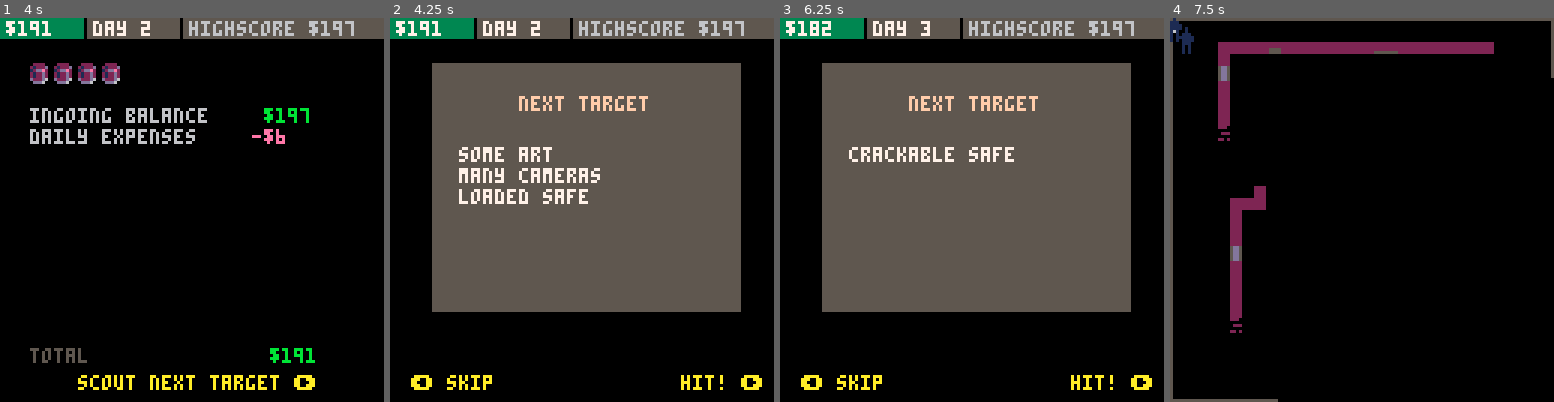
Above: before the commit, frames 1-4 (left to right).
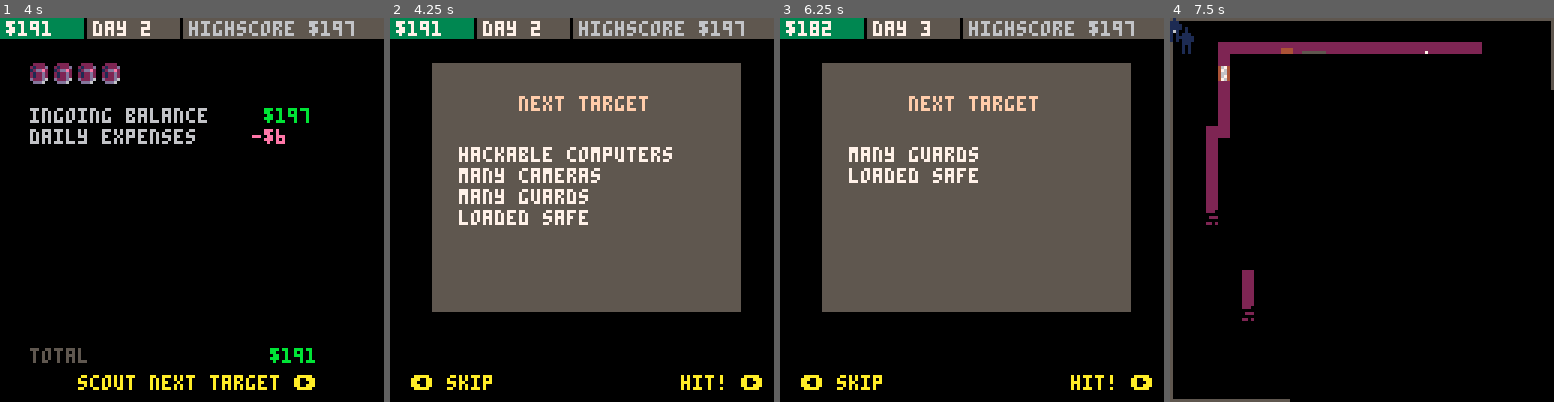
Above: after the commit, the same moments.

Repository: ironchestgames/pico-8-carts
Game: PICO-8 cartridge stealth.p8
Two runs of this game, one before a commit and one after it. Both use one fixed random seed, a clock stepped at 60 frames per second and the inputs below.
Inputs:
- Up to frame 1 (4 s): tap X (X key) at 0.33, 1.07, 1.85, 2.97 s; tap O (Z key) at 0.7, 1.7, 2.1, 2.5, 2.9, 3.3, 3.7 s; hold Right 1.6-2.1 s; hold Up 2.15-2.42 s; hold Right 2.47-3.03 s; hold Left 3.08-3.58 s; hold Down 3.63-3.97 s
- Up to frame 2 (4.25 s): hold Right from 4.02 s (still down); tap X (X key) at 4.08 s; tap O (Z key) at 4.1 s
- Up to frame 3 (6.25 s): tap O (Z key) every 0.4 s from 4.5 to 6.1 s; release Right at 4.68 s; hold Up 4.73-5.03 s; hold Left 5.08-5.68 s; tap X (X key) at 5.2 s; hold Down 5.73-6.03 s; hold Right from 6.08 s (still down)
- Up to frame 4 (7.5 s): tap X (X key) at 6.32, 7.43 s; tap O (Z key) at 6.5, 6.9, 7.3 s; release Right at 6.58 s; hold Right 6.63-7.13 s; hold Up 7.18-7.45 s

Frame 1 is identical in both runs. In frame 2, 1.8% of the frame differs, in the area x 17-74%, y 33-54%; in frame 3, 1.1%; in frame 4, 3.0%, in the area x 9-100%, y 6-100%.

Commit message:
stealth - add searching on desks

Diff:
--- a/stealth.p8
+++ b/stealth.p8
@@ -543,7 +543,7 @@
 local function lockeddoor(_p,_o,_tmp,_doorobj,_dy,_forstop)
  if _doorobj.typ == 15 then
   for _l in all(playerinventory) do
-   if _l[1] ==  'door access code' then
+   if _l[1] ==  'door pin on post-it' then
     _doorobj.typ=16
     _p.state,_p.action='standing'
     makesound(_p,24)
@@ -681,6 +681,14 @@
  _o.typ,_o.action=31,{[0]=soundaction,soundaction,soundaction,soundaction}
  _p.state,_p.action='standing'
 end
+
+local function searchdesk(_p,_o,_tmp)
+ makesound(_p,0)
+ playerloots(_p,_o)
+ _p.state,_p.action='standing'
+end
+
+
 
 local function iswallclose(_x,_y,_dx,_dy)
  local _c=0
@@ -938,12 +946,17 @@
   objs[_i]=_o
 
   if _typ == 26 then
-   _o.shadow={[0]=true}
+   local _wallets=shuffle{{'wallet',rnd(50)},nil}
+   local _deskactions,_dooraccesscode={[0]=soundaction,soundaction,searchdesk},{'door pin on post-it'}
+   _o.shadow,_o.action,_o.loot=
+     {[0]=true},
+     _deskactions,
+     shuffle{nil,nil,_dooraccesscode,_wallets[1]}[1]
+
    objs[_iplus1]={
     typ=27,
     action={nil,computer},
     loot=shuffle{
-     {'door access code'},
      {'cute cat pictures',1},
      {'blackmail material',rnd(400)},
      {'company secrets',rnd(800)},
@@ -951,7 +964,7 @@
      }[1],
     shadow={},
    }
-   objs[_i+2]={typ=28,shadow={true}}
+   objs[_i+2]={typ=28,shadow={true},action=_deskactions,loot=shuffle{nil,nil,_dooraccesscode,_wallets[2]}[1]}
 
    computercount+=1
    if computercount == 2 then
